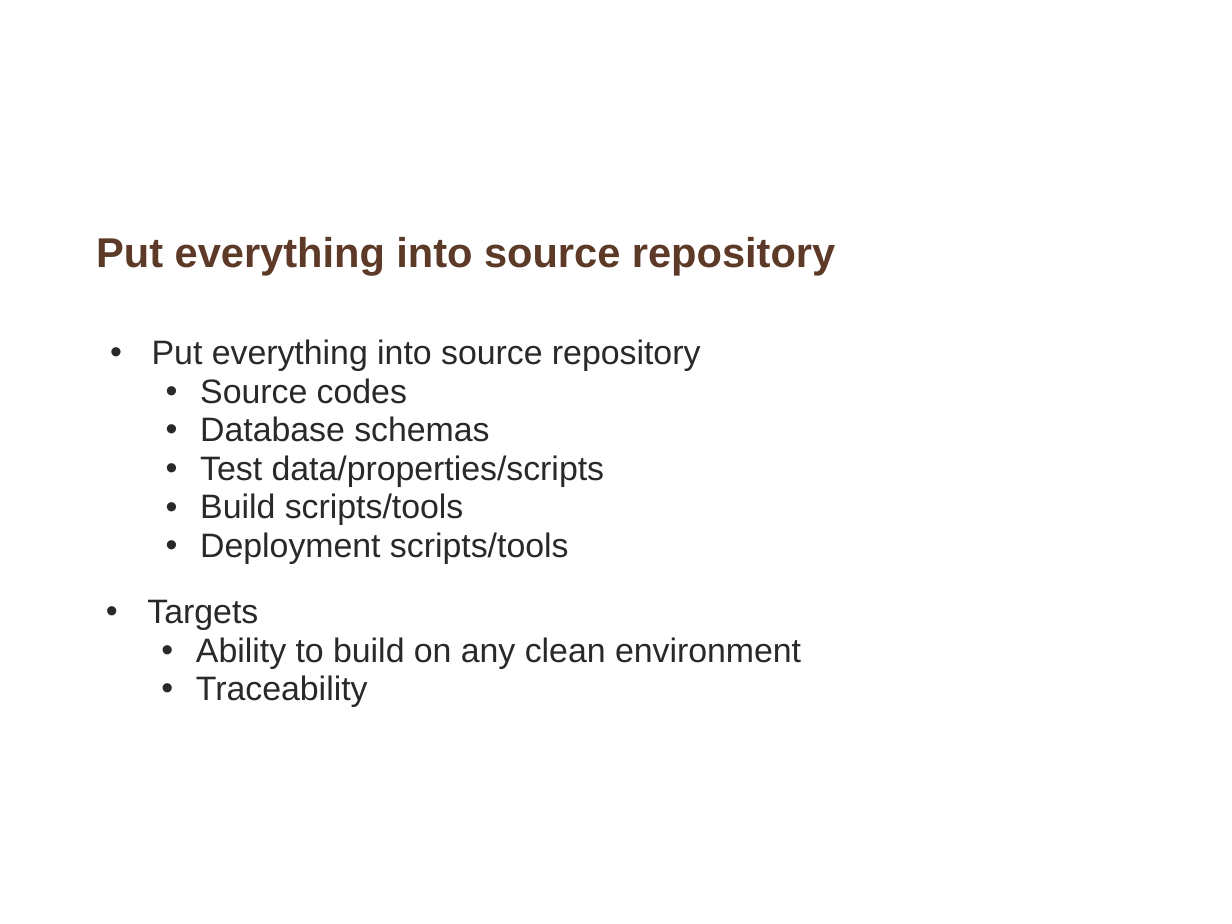
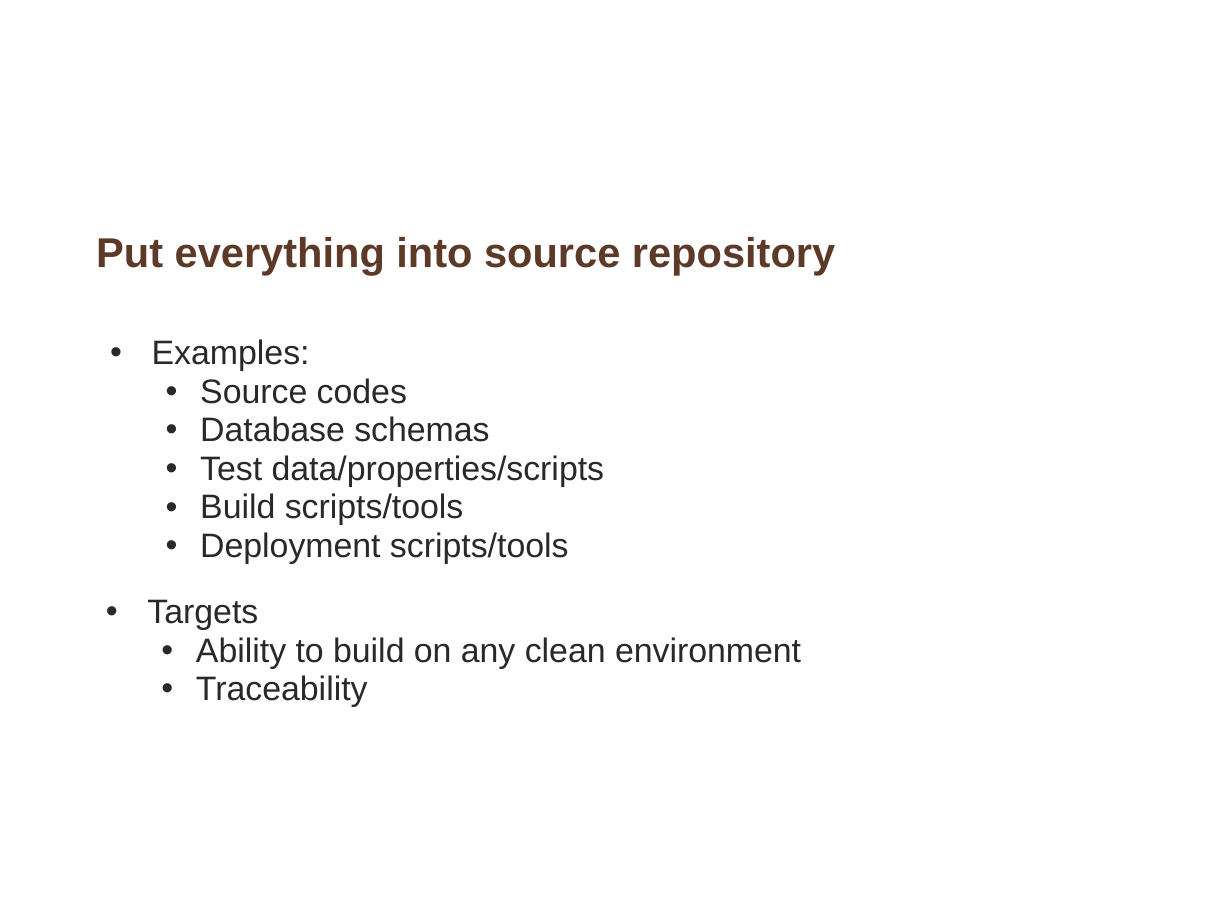
Before and after one commit to whimet/cruisetraining, a slide deck: slide 10 of Introduction_continuous_integration.ppt. Drawn at 1232x924 pixels with LibreOffice and Linux fonts; fonts in the diff are those of the drawing; background and template pictures are left out. Boxes give left, top, right and bottom in pixels: in the first picture for what was removed or moved away, otherwise in the second. Text is boxed around its words. In the diff, an @@ line names an element or a change of style, - is before the commit and + after.

```diff
--- a/Introduction_continuous_integration.ppt
+++ b/Introduction_continuous_integration.ppt
@@ text at [152, 339, 310, 371]: text changed @@
-  • Put everything into source repository
+  • Examples:
```
Also in this commit, not shown: 1 other slide changed, 3 slides added.
